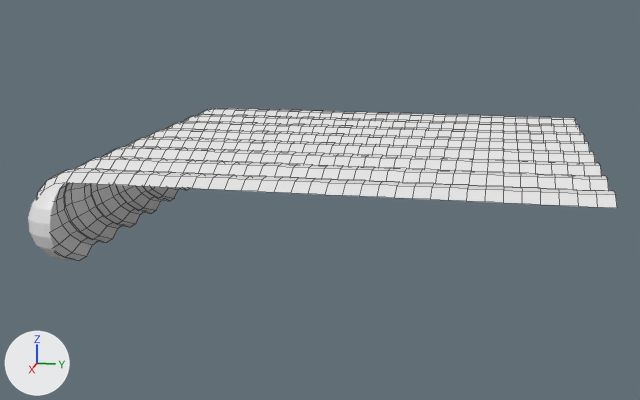
Renders of the FBX model Pumpkin Rolling/Assets/Art/Models/patch.fbx from each side of a commit.
The view is the same before and after, from a 50 mm camera at (40.4, 5.9, 7.4) aimed at (1.2, -2.0, -2.4). Lighting does not change. The marker at lower left points along +X, +Y and +Z. Mesh edges are drawn as thin lines on the coarser meshes. Where no turn or scale is listed for an object, it has been applied to the vertices.
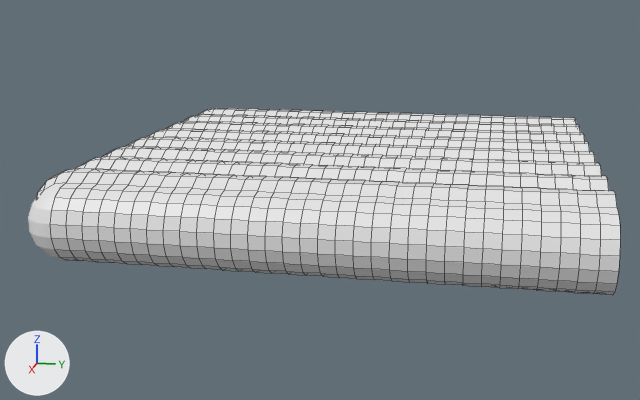
Edits to the bpy script that builds the scene:
```text
Add me_plane_001:
    me_plane_001.from_pydata(...)  # 627 vertices, 576 faces; spans x 9.8..11.5, y -10.2..10.0, z -3.0..0.0
Add ob_plane_003:
    ob_plane_003 = bpy.data.objects.new('Plane.003', me_plane_001)
    ob_plane_003.location = (0.0, 0.0, 0.0)
```

Pixel boxes (x1, y1, x2, y2) of what changed, in the pictures (640 x 400 px):
'Plane.003', added
    after: (50, 183, 620, 295)
'Plane.001', unchanged, covered by the edit
    before: (37, 108, 216, 261)
    after: (37, 108, 216, 197)
